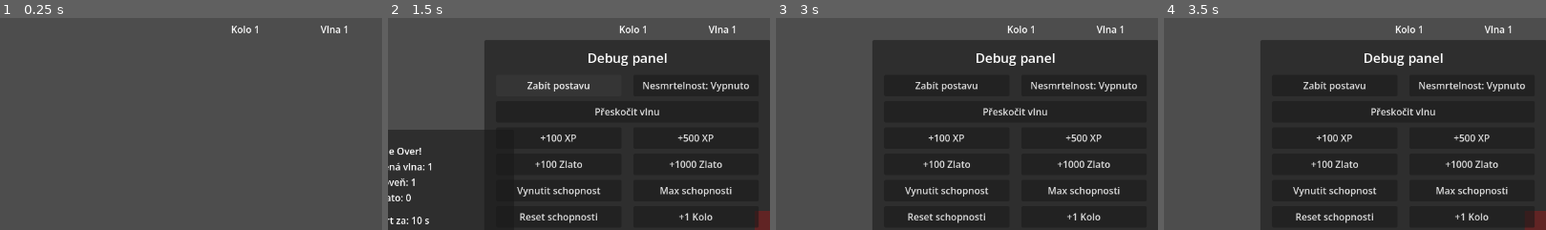
Above: before the commit, frames 1-4 (left to right).
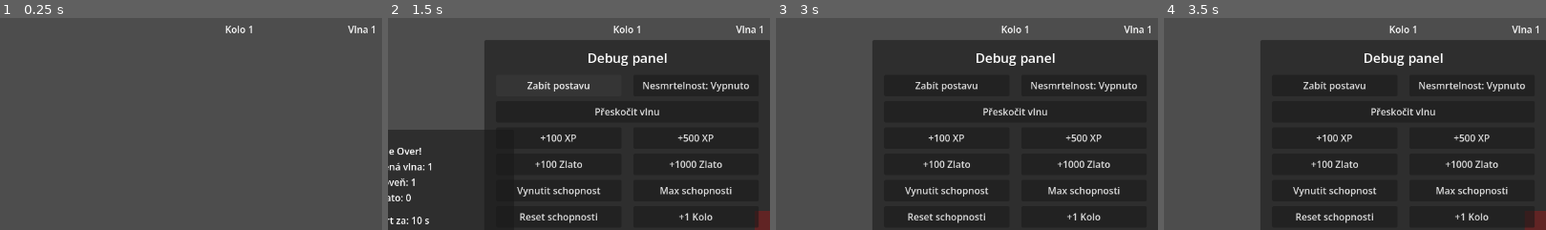
Above: after the commit, the same moments.

Repository: Wazzbi/auto-battler
Game: Godot game, scene res://scenes/main.tscn
Two runs of this game, one before a commit and one after it. Both use one fixed random seed, a clock stepped at 60 frames per second and the inputs below.
Inputs:
- Up to frame 1 (0.25 s): no input
- Up to frame 2 (1.5 s): click "Debug" at 0.5 s; click "Zabít postavu" at 1.25 s
- Up to frame 3 (3 s): click "Pokračovat" at 2 s; click "Debug" at 2.75 s
- Up to frame 4 (3.5 s): no input
The pictures show only the part of the screen within x 49-99%, y 0-50%; the shares and areas given below are measured in that part.

The runs differ from the first frame. In frame 1, 0.4% of the frame differs, in the area x 59-98%, y 3-8%; in frame 2, 0.4%; in frame 3, 0.4%; in frame 4, 0.4%.

Commit message:
Right-align Vlna label, add 20px gap to Kolo label
WaveLabel ("Vlna N") is now right-aligned instead of centered, so its
text touches the box's 20px-from-edge boundary directly - matching
Portrait's 20px left margin exactly regardless of how many digits the
wave/loop number grows to (centered text left extra blank space past
the 20px box margin, which read as a bigger, inconsistent gap).
LoopLabel ("Kolo N") repositioned 20px to WaveLabel's left.

Co-Authored-By: Claude Sonnet 5 <noreply@anthropic.com>

Diff:
--- a/scenes/ui/hud.tscn
+++ b/scenes/ui/hud.tscn
@@ -130,9 +130,9 @@
 anchors_preset = 1
 anchor_left = 1.0
 anchor_right = 1.0
-offset_left = -310.0
+offset_left = -320.0
 offset_top = 20.0
-offset_right = -170.0
+offset_right = -180.0
 offset_bottom = 44.0
 text = "Kolo 1"
 horizontal_alignment = 1
@@ -147,7 +147,7 @@
 offset_right = -20.0
 offset_bottom = 44.0
 text = "Vlna 1"
-horizontal_alignment = 1
+horizontal_alignment = 2
 
 [node name="WaveClearedLabel" type="Label" parent="Control" unique_id=748529714]
 visible = false
Not shown, changed: CLAUDE.md
